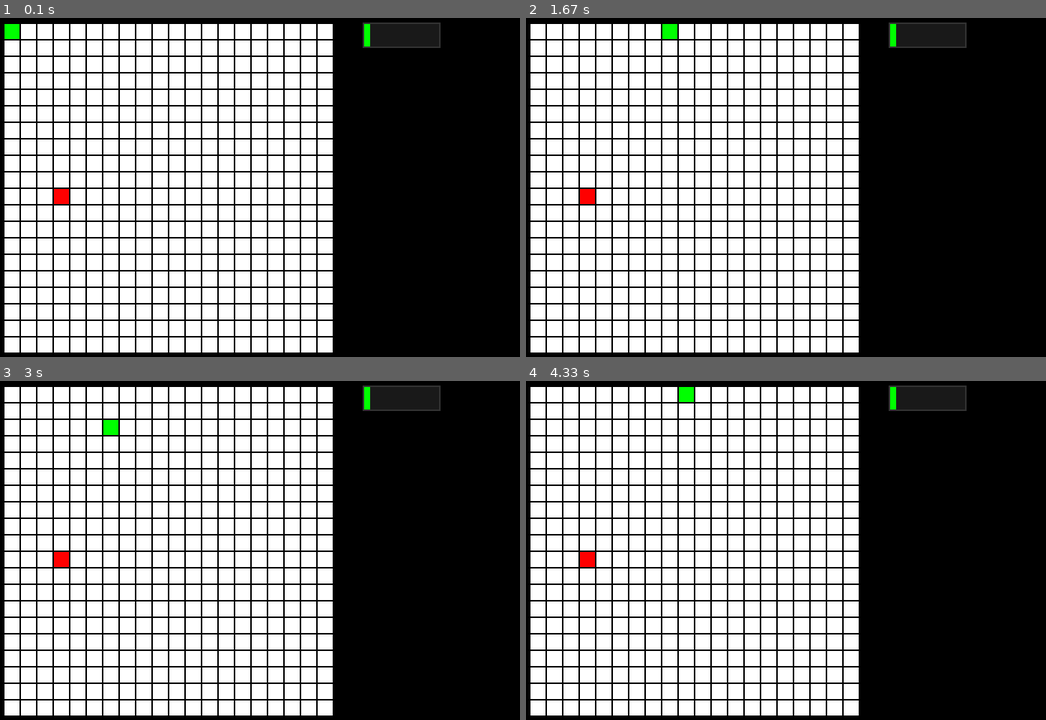
Above: before the commit, frames 1-4 (two rows, left to right).
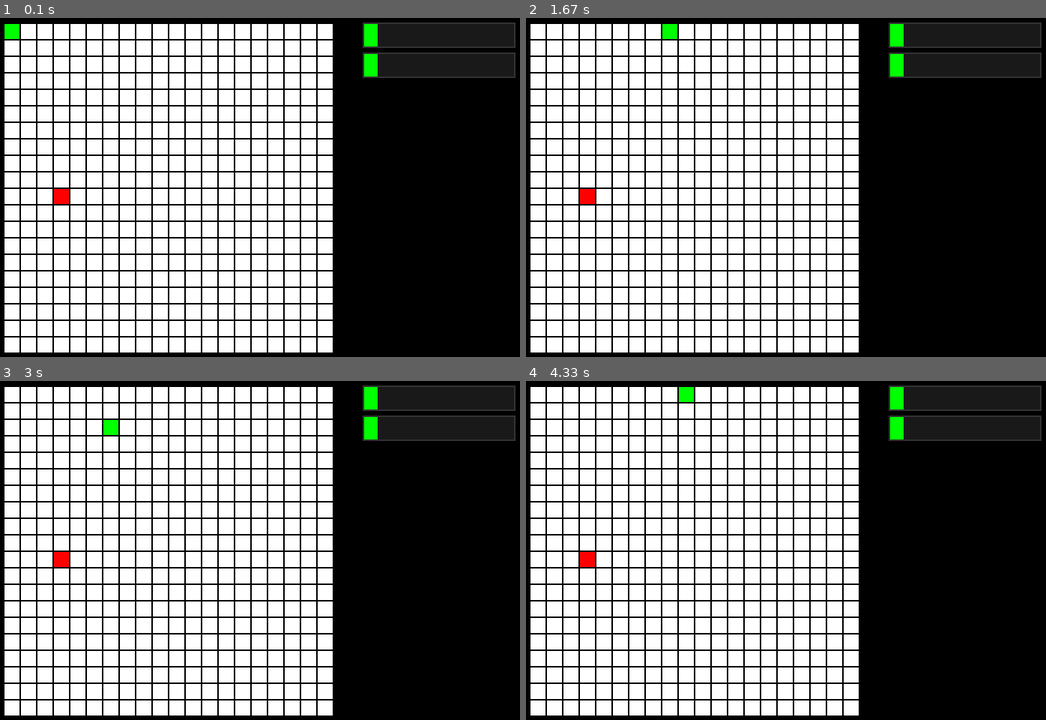
Above: after the commit, the same moments.

Repository: KonstBeliakov/pygame_snake
Game: pygame game, started from main.py
Same seed, same stepped clock (60 frames per second), same inputs: the game is played once before the commit and once after it.
Inputs:
- Up to frame 1 (0.1 s): no input
- Up to frame 2 (1.67 s): no input
- Up to frame 3 (3 s): hold Left 1.83-2.37 s; hold Down 2.4-2.7 s; hold Left from 2.73 s (still down)
- Up to frame 4 (4.33 s): release Left at 3.13 s; hold Up 3.17-3.53 s; hold Right 3.57-4.2 s; hold Down from 4.23 s (still down)

The runs differ from the first frame. In frame 1, 3.4% of the frame differs, in the area x 69-100%, y 1-18%; in frame 2, 3.4%; in frame 3, 3.4%; in frame 4, 3.4%.

Commit message:
Добавлена шкала уровней и переход на новый уровень при заполнении шкалы прогресса

Diff:
--- a/main.py
+++ b/main.py
@@ -29,6 +29,11 @@
 
 level_progress_bar = progress_bar.ProgressBar(1, 10)
 level_progress_bar.set_position(n * (SELL_SIZE + 2) + 50, 10)
+level_progress_bar.set_size(200, 30)
+
+level_bar = progress_bar.ProgressBar(1, 10)
+level_bar.set_position(n * (SELL_SIZE + 2) + 50, 50)
+level_bar.set_size(200, 30)
 
 while not gameOver:
     for event in pygame.event.get():
@@ -97,7 +102,14 @@
             pygame.draw.rect(screen, color, pygame.Rect(10 + i * (SELL_SIZE + 2), 10 + j * (SELL_SIZE + 2),
                                                         SELL_SIZE, SELL_SIZE))
 
-            level_progress_bar.set_volume(snake_length)
+            if snake_length == level_progress_bar.max_volume:
+                level_bar.add_volume(1)
+                level_progress_bar.set_volume(1)
+                snake = [(0, 0)]
+                snake_length = 1
+            else:
+                level_progress_bar.set_volume(snake_length)
 
             level_progress_bar.draw(screen)
+            level_bar.draw(screen)
     pygame.display.flip()
--- a/progress_bar.py
+++ b/progress_bar.py
@@ -21,8 +21,11 @@
     def set_volume(self, volume):
         self.volume = volume
 
-    def set_size(self, size):
-        self.size = size
+    def add_volume(self, x):
+        self.volume += x
+
+    def set_size(self, sizeX, sizeY):
+        self.size = (sizeX, sizeY)
 
     def draw(self, screen):
         pygame.draw.rect(screen, self.border_color,
